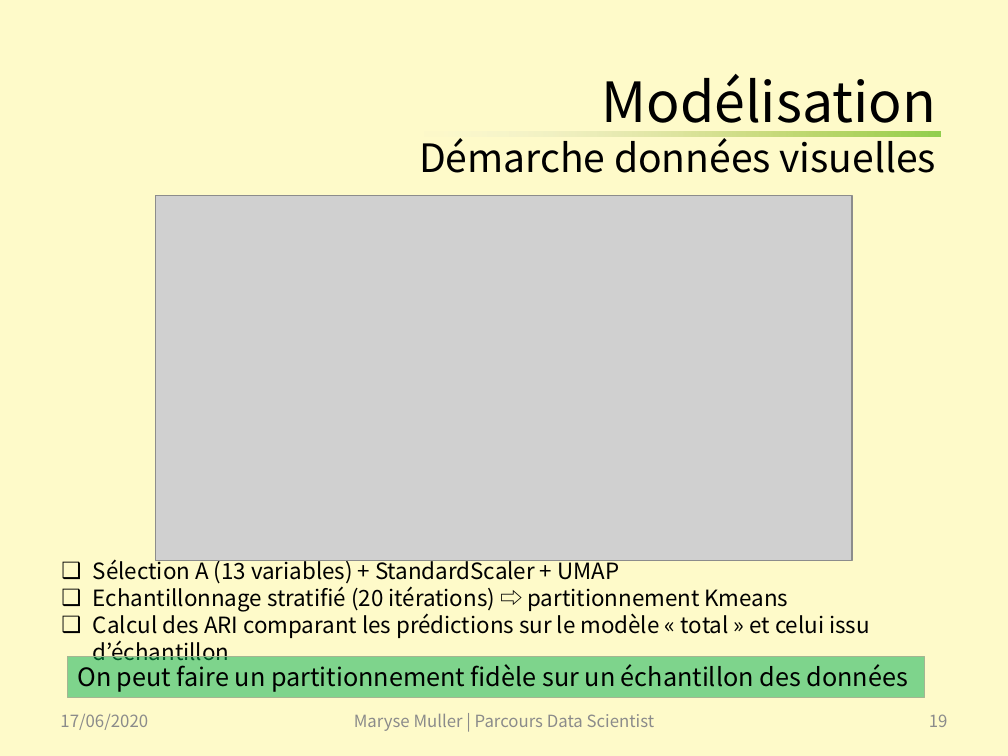
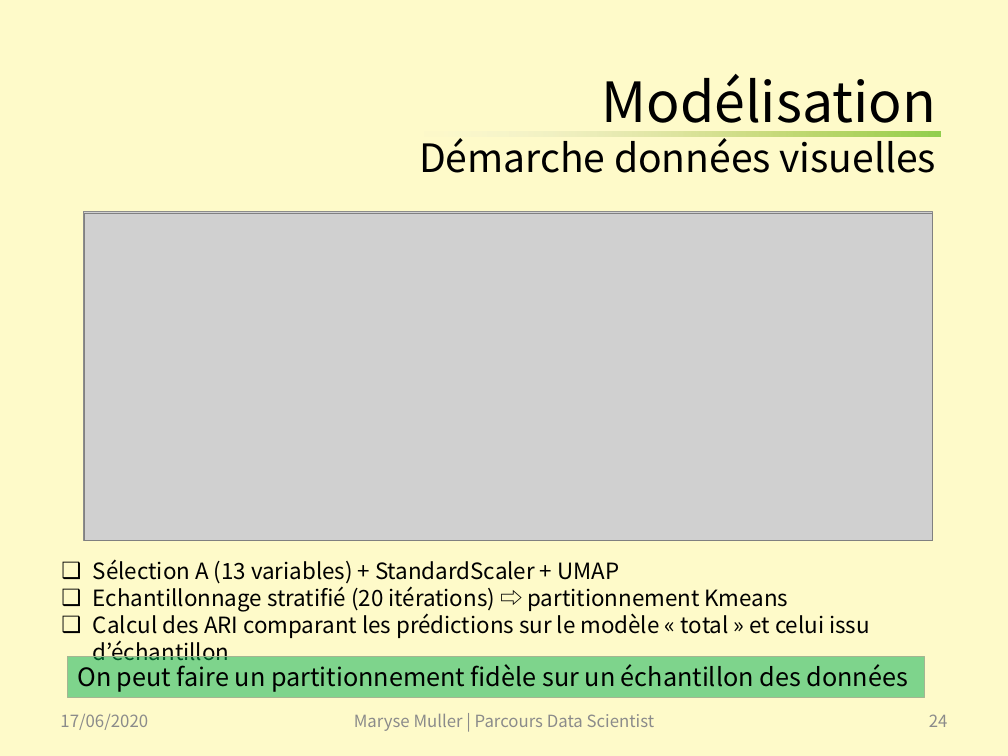
Before and after one commit to SmellyArmure/OC_DS_Project6, a slide deck: slide 24 of PRESENTATION/Projet6.pptx (slide 19 before the commit). Drawn at 1008x756 pixels with LibreOffice and Linux fonts; fonts in the diff are those of the drawing; grey boxes stand for pictures. Boxes give left, top, right and bottom in pixels: in the first picture for what was removed or moved away, otherwise in the second. Text is boxed around its words. In the diff, an @@ line names an element or a change of style, - is before the commit and + after.

```diff
--- a/PRESENTATION/Projet6.pptx
+++ b/PRESENTATION/Projet6.pptx
@@ picture: place and size @@
-picture at bbox=[156, 196, 853, 560]
+picture at bbox=[84, 212, 933, 541]
@@ rectangle added at bbox=[85, 213, 932, 540], outline #808080 0.5 pt @@
@@ page number at bbox=[929, 714, 948, 727]: text changed @@
-19
+24
```
Also in this commit, not shown: 12 other slides changed, 10 slides added, 1 slide removed, 12 other files.
